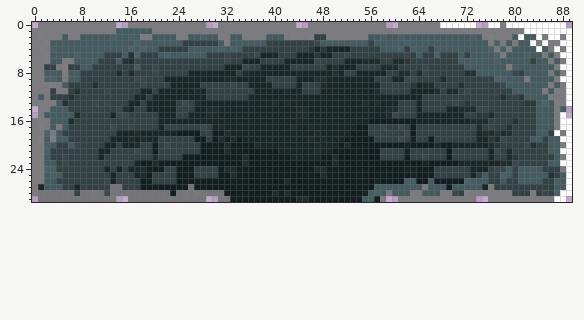
File history of a sprite sheet, Projet/i3gamejam2015/Assets/Sprites/Levels/RoofPlatforms/platform06.png. This is how it looked before the edit.
The file is 90x30 pixels. Colours within 5 levels of each other are drawn and written as one.
The same view after the edit:
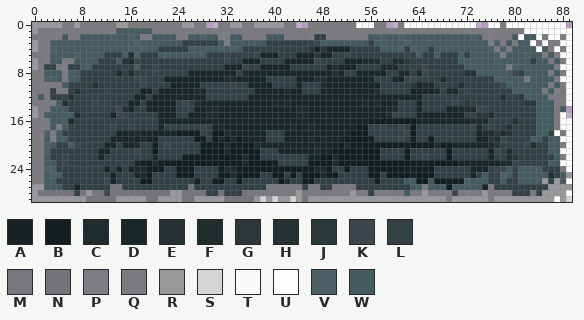
Palette (. is transparent): A #0e1a1bf0  B #121e1f  C #172424f0  D #1a2728  E #1c292af0  F #1f2d2d  G #223030f0  H #243233  J #2a3939  K #324143f0  L #324143  M #757579f0  N #757579  P #7b7a7ff0  Q #7b7a7f  R #99989a  S #d5d5d5  T #fdfdfdf0  U #fdfdfd  V #445c60f0  W #445c60
From old to new:
Colour B gives way to colour L in row 21 at x 38 to 40; in row 22 at x 38 to 42; in row 23 at x 41 to 45; in row 24 at x 50 to 51 and 53 to 55; in row 25 at x 38 to 39, 42, 44, 51 to 55 and 58; in row 26 at x 24 to 26, 28 to 29, 32 to 33, 35 to 40, 43 to 44, 47 to 56 and 58 to 61.
Colour B gives way to colour L in row 27 at x 18 to 25, 27 to 38, 45, 48 to 49 and 54 to 56; in row 28 at x 32 to 34.
Colour D gives way to colour L in rows 18 to 19 at x 39 to 41; in row 22 at x 43 to 45.
Colour N gives way to colour L in row 28 at x 29 to 30.
Colour W gives way to colour L in row 27 at x 57 to 62; in row 28 at x 56.
Colour B gives way to colour N in row 28 at x 35; in row 29 at x 33 to 36.
Colour C gives way to colour N in row 29 at x 45.
Colour A gives way to colour Q in row 28 at x 55.
Colour B gives way to colour Q in row 27 at x 39 to 44, 46 to 47 and 50 to 53; in row 28 at x 36 to 39, 41, 43, 45 to 52 and 54.
Colour C gives way to colour Q in row 28 at x 40 and 42.
Colour L gives way to colour Q in row 28 at x 71.
Colour V gives way to colour Q in row 28 at x 57.
Colour W gives way to colour Q in row 28 at x 58, 60 to 61 and 66 to 67.
The edit adds colour R in row 0 at x 0 and 14 to 15; in rows 14 to 15 at x 0; in row 29 at x 0, 14 to 15, 29 to 30, 59 to 60 and 74 to 75.
Colour B gives way to colour R in row 28 at x 23, 44 and 53; in row 29 at x 37, 39, 41 to 42, 46 to 54 and 57.
Colour C gives way to colour R in row 29 at x 44.
Colour D gives way to colour R in row 27 at x 1.
Colour K gives way to colour R in row 28 at x 85.
Colour L gives way to colour R in row 26 at x 85; in rows 27 to 28 at x 86.
Colour N gives way to colour R in row 28 at x 9 and 24; in row 29 at x 1 to 8, 16 to 18, 21 to 24, 27 to 28 and 31.
Colour Q gives way to colour R in row 0 at x 1 to 4, 7, 25 to 26, 33 to 34 and 37 to 41; in row 1 at x 0; in rows 3 to 4 at x 0; in rows 6 to 7 at x 0; in row 27 at x 0; in row 28 at x 0 and 75.
Colour Q gives way to colour R in row 29 at x 58, 61 to 68, 70 to 73 and 77 to 86.
Colour U gives way to colour R in row 25 at x 89; in row 27 at x 89; in rows 28 to 29 at x 88.
Colour V gives way to colour R in row 26 at x 87; in row 28 at x 87.
Colour W gives way to colour R in row 27 at x 87 to 88; in row 28 at x 65; in row 29 at x 55 to 56.
The edit adds colour S in row 29 at x 89.
Colour B gives way to colour S in row 29 at x 38, 40 and 43.
Colour Q gives way to colour U in row 0 at x 54 to 56 and 62 to 67.
Pixel boxes of the changes (left, top, right, bottom) in both pictures:
changed: (32, 22, 80, 70)
added: (116, 22, 128, 28)
changed: (182, 22, 194, 28)
changed: (230, 22, 284, 28)
changed: (356, 22, 374, 28)
changed: (404, 22, 440, 28)
added: (32, 106, 38, 118)
changed: (32, 130, 572, 202)
